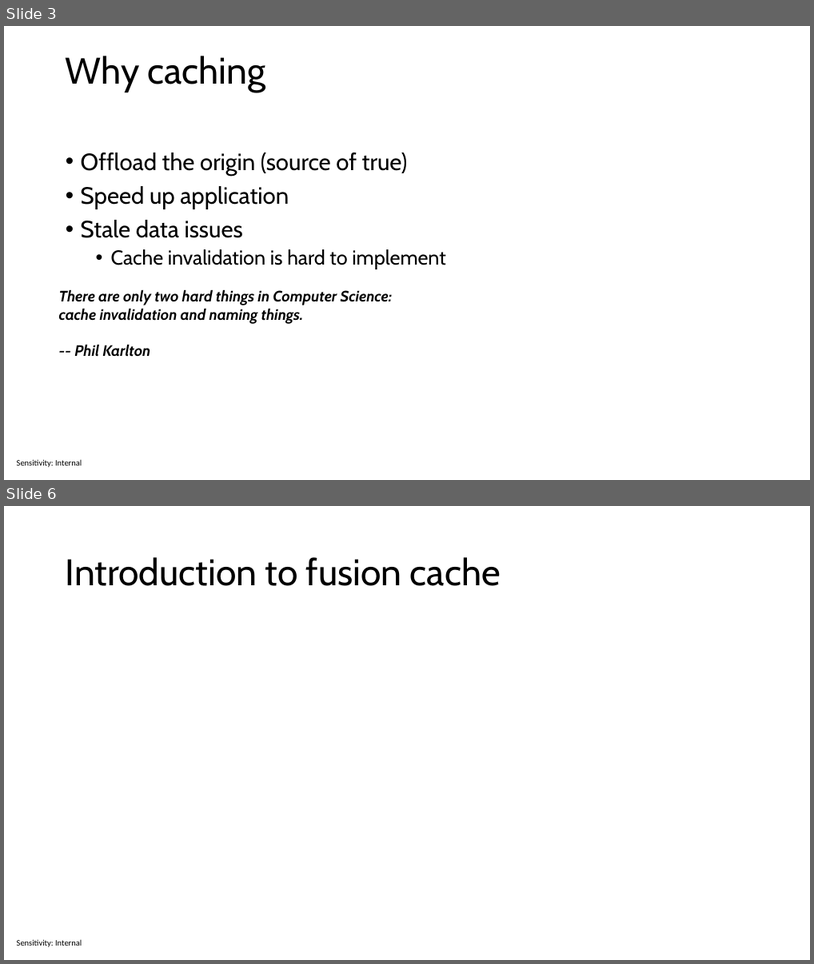
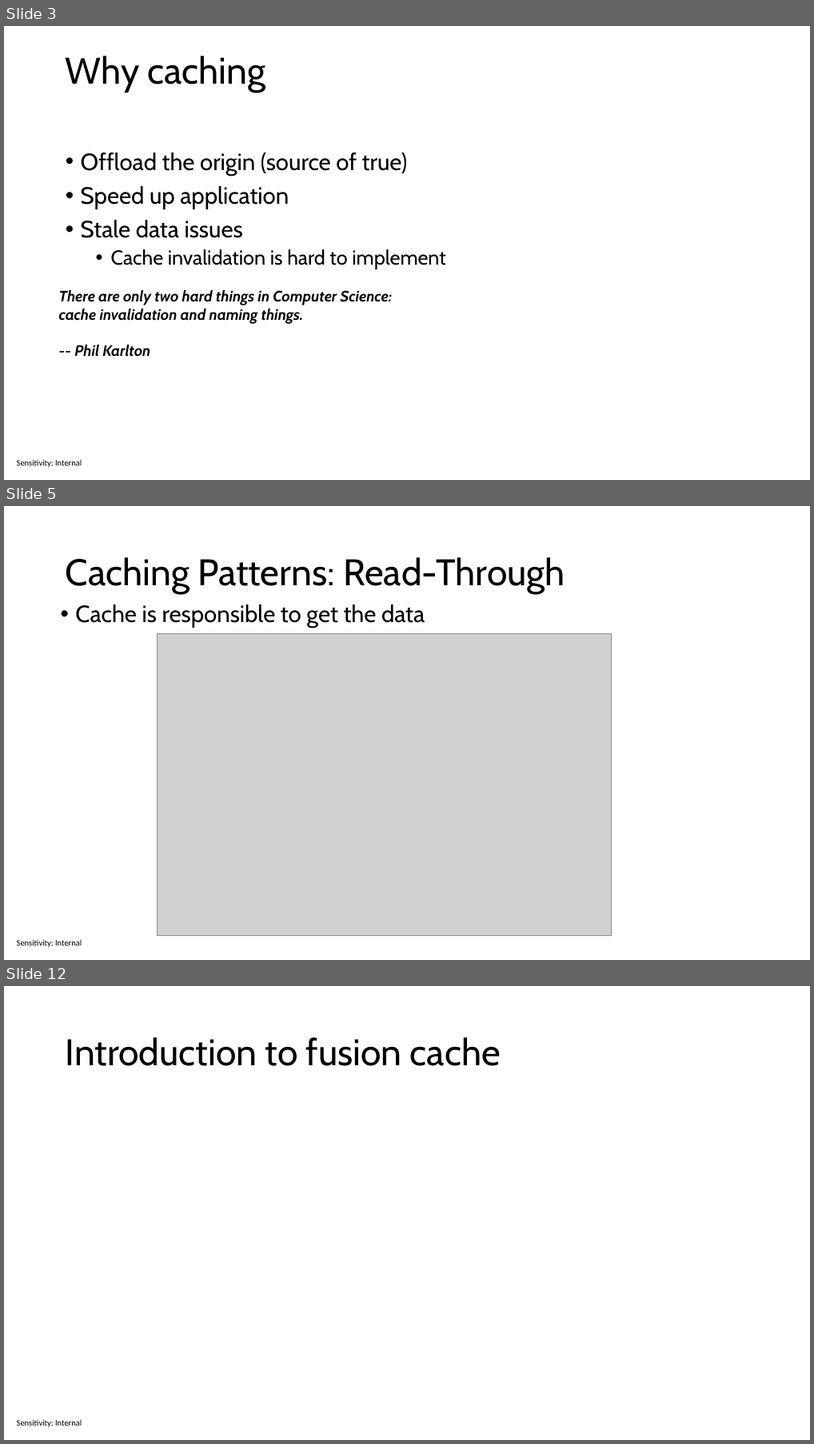
Before and after one commit to sabbadino/cache-like-a-pro-fusion-cache, a slide deck: cache-like-a-pro.pptx. Shown one above the other, each under a label of ours: slides 3 and 6 before the commit, slides 3, 5 and 12 after it; the slides between them are not shown. The pictures are 814x964 and 814x1444 pixels, drawn with LibreOffice and Linux fonts; fonts in the diff are those of the drawing; grey boxes stand for pictures. Boxes give left, top, right and bottom in pixels: in the first picture for what was removed or moved away, otherwise in the second. Text is boxed around its words. In the diff, an @@ line names an element or a change of style, - is before the commit and + after.

```diff
--- a/cache-like-a-pro.pptx
+++ b/cache-like-a-pro.pptx
@@ slide 5 added at (4,506,810,960), background #FFFFFF; not listed: 1 template element that a slide beside it also shows @@
@@ title added at (66,557,566,594), 44 pt, text #000000 @@
+Caching Patterns: Read-Through
@@ text added at (75,604,425,628), 28 pt, text #000000 @@
+• Cache is responsible to get the data
@@ picture added at (158,634,613,936) @@
@@ what was slide 6 is now slide 12 @@
```
Also in this commit, not shown: 1 slide changed, 6 other slides added, 1 slide removed.
